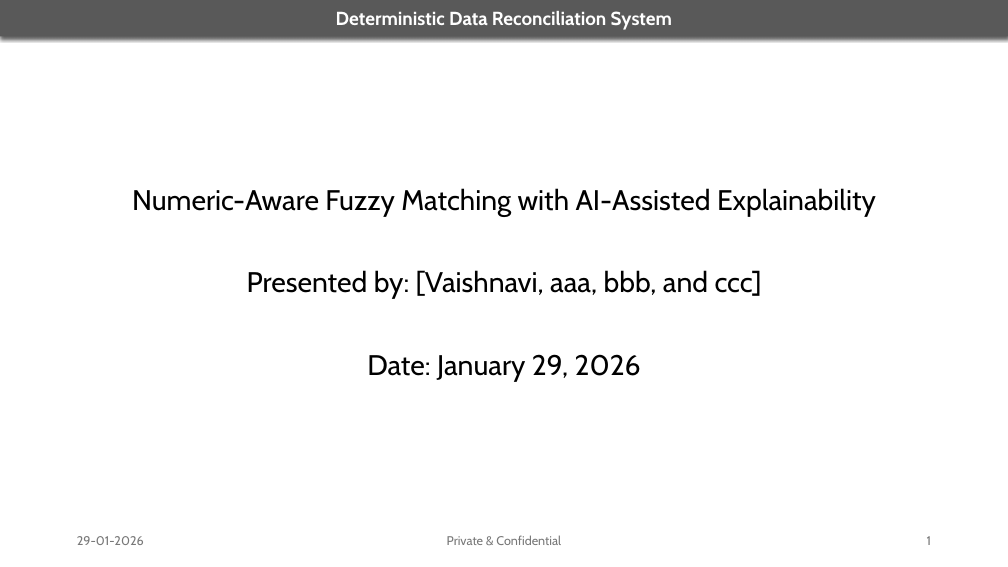
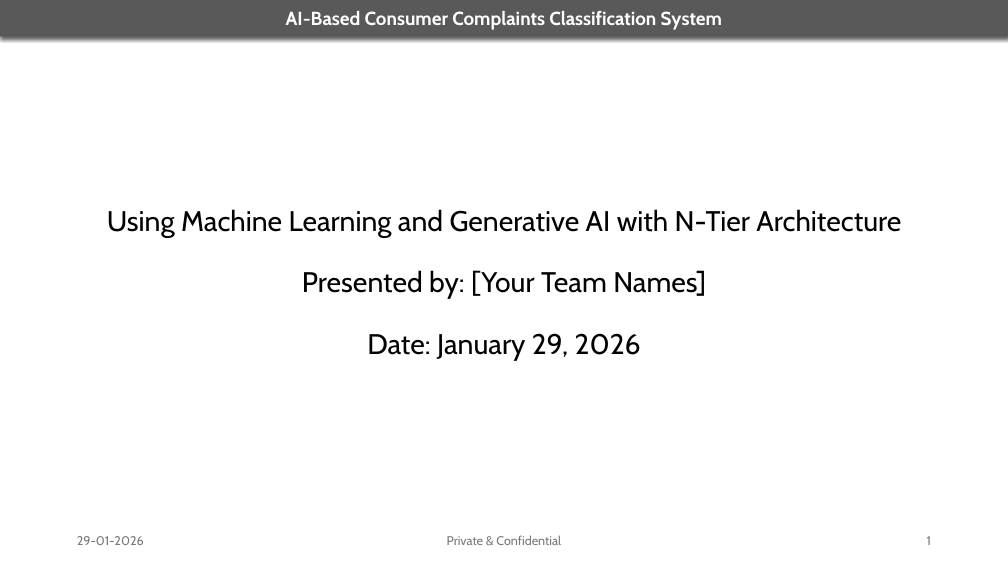
Before and after one commit to Bhanu-Koppadi/consumer-complaints-ml-genai-ntier, a slide deck: slide 1 of docs/reviews/InitialReview.pptx. Drawn at 1008x567 pixels with LibreOffice and Linux fonts; fonts in the diff are those of the drawing. Boxes give left, top, right and bottom in pixels: in the first picture for what was removed or moved away, otherwise in the second. Text is boxed around its words. In the diff, an @@ line names an element or a change of style, - is before the commit and + after.

```diff
--- a/docs/reviews/InitialReview.pptx
+++ b/docs/reviews/InitialReview.pptx
@@ text in rectangle at <box>286,11,722,30</box>: text changed @@
-Deterministic Data Reconciliation System
+AI-Based Consumer Complaints Classification System
@@ subtitle at <box>107,209,901,299</box>: text changed @@
-Numeric-Aware Fuzzy Matching with AI-Assisted Explainability
-Presented by: [Vaishnavi, aaa, bbb, and ccc]
+Using Machine Learning and Generative AI with N-Tier Architecture
+Presented by: [Your Team Names]
@@ subtitle at <box>367,333,641,360</box>: line spacing 0.9 to 1.5 @@
```
Also in this commit, not shown: 9 other slides changed, 1 other file.
